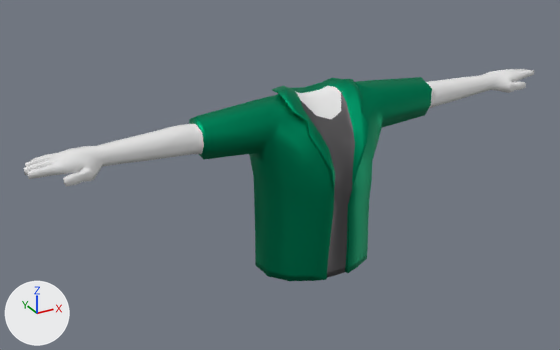
The glTF model assets/base-avatars/upper_body/M_uBody_GreenTshirt/M_uBody_GreenTshirt.glb, before and after one commit.
The view is the same before and after, from a 50 mm camera at (-1.228, -1.993, 2.274) aimed at (-0.102, 0.054, 1.251). Every picture has the same lights, and +X, +Y and +Z are marked at lower left. Where no turn or scale is listed for an object, it has been applied to the vertices.

In view in the first picture: 'M_uBody_GreenTshirt'.
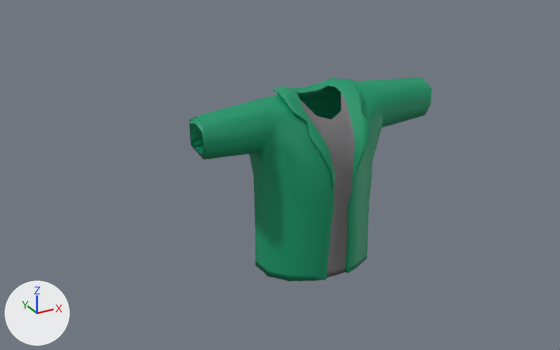
The change, as a diff of the scene's bpy script:
```diff
--- a/assets/base-avatars/upper_body/M_uBody_GreenTshirt/M_uBody_GreenTshirt.glb.py
+++ b/assets/base-avatars/upper_body/M_uBody_GreenTshirt/M_uBody_GreenTshirt.glb.py
@@ mat_color_pallete_mat @@
 mat_color_pallete_mat.texture = img_color_pallete_tx
-mat_color_pallete_mat.metallic = 1.0
 mat_color_pallete_mat.roughness = 0.553
@@ mat_avatarskin_mat @@
 mat_avatarskin_mat.roughness = 0.859
+mat_avatarskin_mat.alpha = 0.0
```

Location of each change, [x1, y1, x2, y2] in pixels of the pictures (560 x 350 px):
'M_uBody_GreenTshirt', surface changed
    both: [24, 69, 534, 281]
